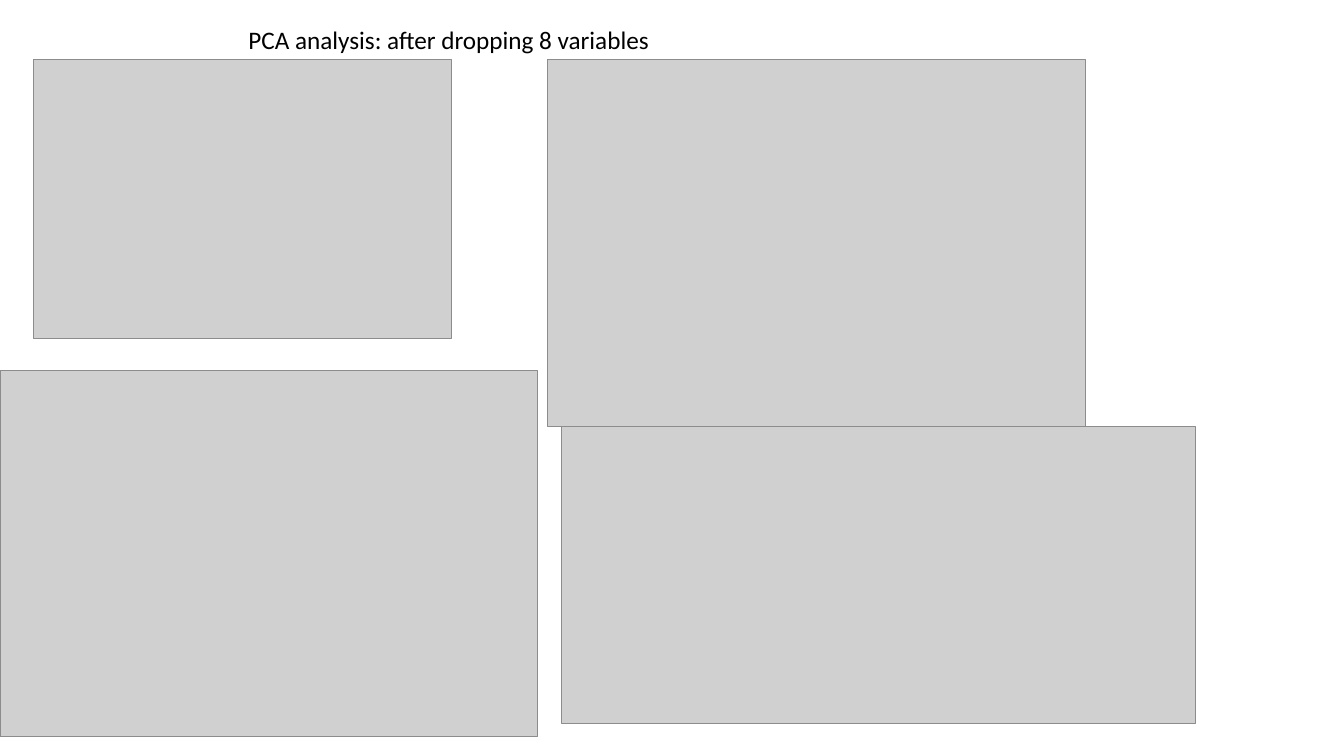
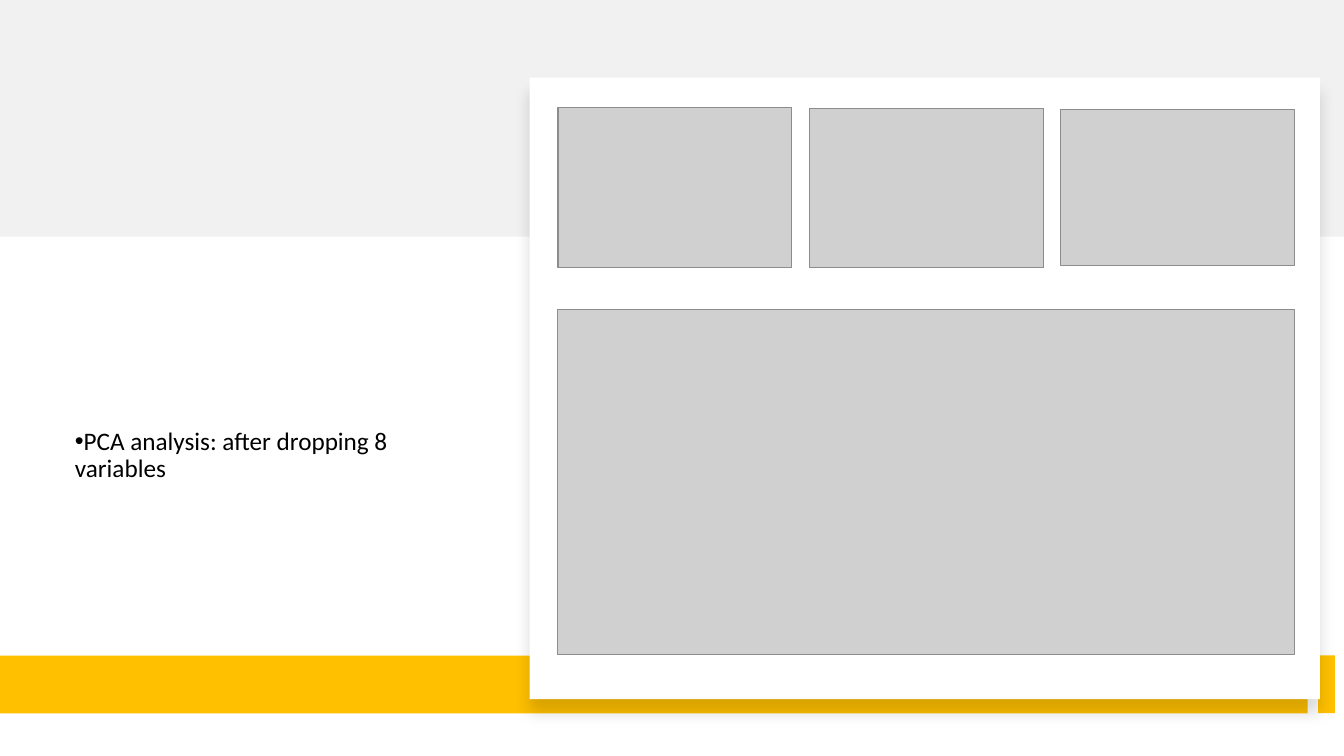
Before and after one commit to HienTruong89/Exploratory-data-analysis, a slide deck: slide 5 of Study cases/breastcancer/Breast cancer.pptx (slide 4 before the commit). Drawn at 1344x756 pixels with LibreOffice and Linux fonts; fonts in the diff are those of the drawing; grey boxes stand for pictures. Boxes give left, top, right and bottom in pixels: in the first picture for what was removed or moved away, otherwise in the second. Text is boxed around its words. In the diff, an @@ line names an element or a change of style, - is before the commit and + after.

Commit message:
Update the analysis

```diff
--- a/Study cases/breastcancer/Breast cancer.pptx
+++ b/Study cases/breastcancer/Breast cancer.pptx
@@ rectangle added at (x1=0, y1=0, x2=1344, y2=237), fill #D9D9D9 at 35% opacity @@
@@ rectangle added at (x1=529, y1=78, x2=1320, y2=700), fill #FFFFFF @@
@@ picture resized from (x1=0, y1=370, x2=537, y2=737) to (x1=559, y1=108, x2=792, y2=267) @@
@@ picture resized from (x1=547, y1=59, x2=1085, y2=426) to (x1=810, y1=108, x2=1044, y2=267) @@
@@ picture resized from (x1=34, y1=59, x2=452, y2=338) to (x1=1061, y1=110, x2=1295, y2=266) @@
@@ text "PCA analysis: after dropping 8 ..." moved from (x1=248, y1=31, x2=649, y2=54) to (x1=75, y1=432, x2=387, y2=478) @@
@@ text "PCA analysis: after dropping 8 ..." at (x1=75, y1=432, x2=387, y2=478): bullet none to •; line spacing 1 to 0.9; more space between paragraphs; vertical alignment top to middle @@
@@ picture resized from (x1=562, y1=426, x2=1196, y2=723) to (x1=559, y1=310, x2=1296, y2=654) @@
@@ rectangle added at (x1=0, y1=655, x2=1308, y2=713), fill #FFC000 @@
@@ rectangle added at (x1=1318, y1=656, x2=1335, y2=714), fill #FFC000 @@
```
Also in this commit, not shown: 2 other slides changed, 5 slides added, 5 slides removed, 3 other files.
